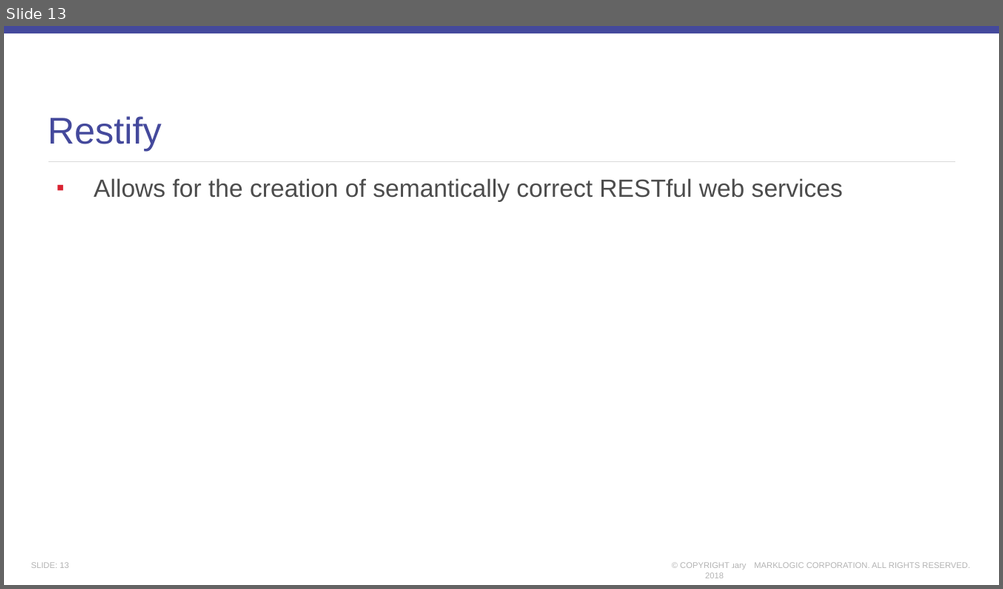
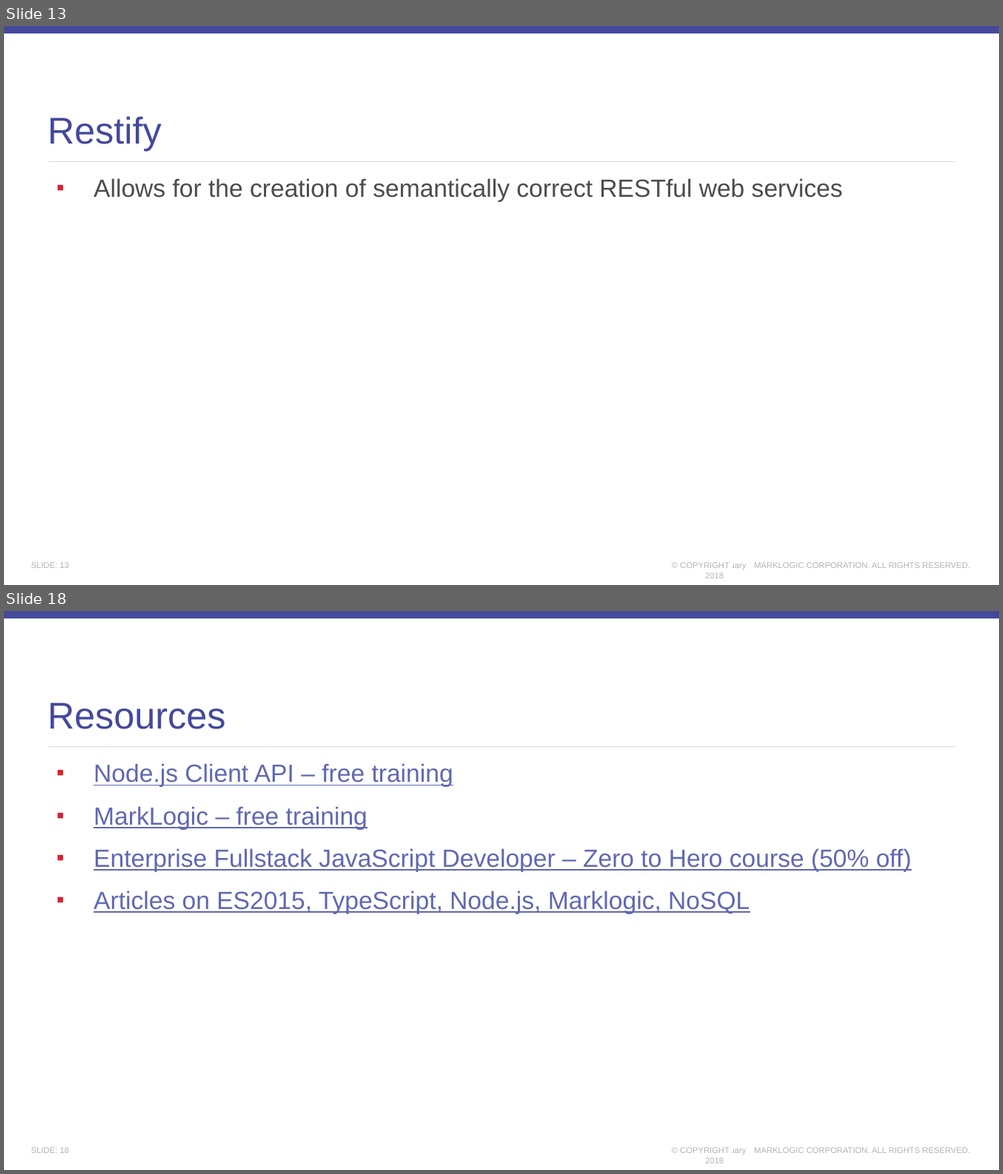
Before and after one commit to StevenDufresne/2018-jsconf.asia, a slide deck: slides.pptx. Shown one above the other, each under a label of ours: slide 13 before the commit, slides 13 and 18 after it; the slides between them are not shown. The pictures are 1003x589 and 1003x1174 pixels, drawn with LibreOffice and Linux fonts; fonts in the diff are those of the drawing; background and template pictures are left out. Boxes give left, top, right and bottom in pixels: in the first picture for what was removed or moved away, otherwise in the second. Text is boxed around its words. In the diff, an @@ line names an element or a change of style, - is before the commit and + after.

```diff
--- a/slides.pptx
+++ b/slides.pptx
@@ slide 18 added at (4,611,999,1170), background #FFFFFF; not listed: 7 template elements that a slide beside it also shows @@
@@ title added at (48,703,226,729), 36 pt, text #44499C @@
+Resources
@@ text added at (94,763,911,914), 24 pt, text #6068B2, underline @@
+▪ Node.js Client API – free training
+▪ MarkLogic – free training
+▪ Enterprise Fullstack JavaScript Developer – Zero to Hero course (50% off)
+▪ Articles on ES2015, TypeScript, Node.js, Marklogic, NoSQL
```
Also in this commit, not shown: 12 other slides changed, 5 other slides added, 3 slides removed, 5 other files.
